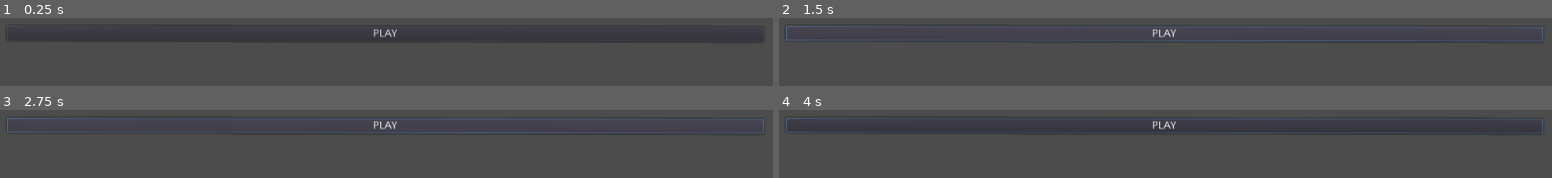
Above: before the commit, frames 1-4 (two rows, left to right).
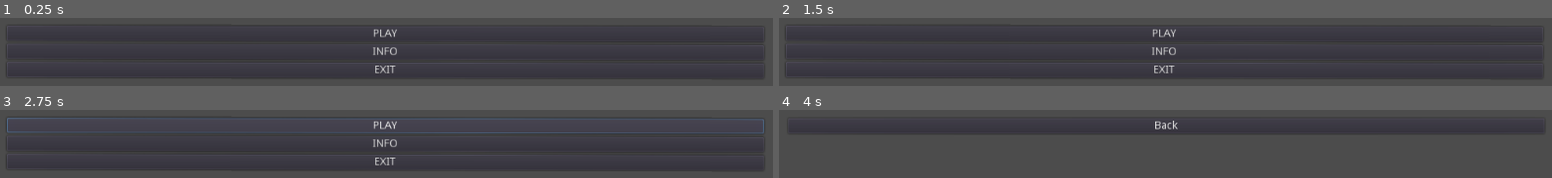
Above: after the commit, the same moments.

Repository: TheSpaceManSplatt/Game_Jam
Game: Godot game, scene res://MENUS/main menu.tscn
Same seed, same stepped clock (60 frames per second), same inputs: the game is played once before the commit and once after it. The project has no main scene, so this scene is started directly.
Inputs (mouse positions are in pixels of both pictures, inside the frame that each line leads up to):
- Up to frame 1 (0.25 s): no input
- Up to frame 2 (1.5 s): click (1165, 52) at 0.5 s, where only the run after the commit has a clickable "INFO"; click (1165, 33) at 1.25 s, where only the run after the commit has a clickable "Back"
- Up to frame 3 (2.75 s): click "PLAY" at 2 s
- Up to frame 4 (4 s): click "PLAY" at 2.75 s; click (1165, 144) at 3.5 s, where only the run after the commit has a clickable "INFO"

The runs differ from the first frame. In frame 1, 2.8% of the frame differs, in the area x 5-92%, y 42-89%; in frame 2, 5.2%, in the area x 0-99%, y 11-89%; in frame 3, 2.8%; in frame 4, 0.9%.

Commit message:
MENUS BABY

Diff:
--- /dev/null
+++ b/MENUS/info_menu.gd
@@ -0,0 +1,8 @@
+extends Control
+
+func _ready():
+	pass
+
+
+func _on_Button_pressed():
+	get_tree().change_scene("res://MENUS/main menu.tscn")
--- /dev/null
+++ b/MENUS/info_menu.tscn
@@ -0,0 +1,35 @@
+[gd_scene load_steps=2 format=2]
+
+[ext_resource path="res://MENUS/info_menu.gd" type="Script" id=1]
+
+[node name="info_page" type="Control"]
+anchor_right = 1.0
+anchor_bottom = 1.0
+margin_left = 0.950012
+margin_right = 0.949951
+script = ExtResource( 1 )
+__meta__ = {
+"_edit_use_anchors_": false
+}
+
+[node name="HBoxContainer" type="HBoxContainer" parent="."]
+anchor_right = 1.0
+anchor_bottom = 1.0
+margin_left = 20.0
+margin_top = 20.0
+margin_right = -20.0
+margin_bottom = -20.0
+__meta__ = {
+"_edit_use_anchors_": false
+}
+
+[node name="VBoxContainer" type="VBoxContainer" parent="HBoxContainer"]
+margin_right = 1240.0
+margin_bottom = 680.0
+size_flags_horizontal = 3
+
+[node name="Button" type="Button" parent="HBoxContainer/VBoxContainer"]
+margin_right = 1240.0
+margin_bottom = 20.0
+text = "Back"
+[connection signal="pressed" from="HBoxContainer/VBoxContainer/Button" to="." method="_on_Button_pressed"]
--- /dev/null
+++ b/MENUS/main menu.gd
@@ -0,0 +1,17 @@
+extends Control
+
+func _ready():
+	pass
+
+
+
+func _on_Play_button_pressed():
+	pass # Replace with function body.
+
+
+func _on_Info_button_pressed():
+	get_tree().change_scene("res://MENUS/info_menu.tscn")
+
+
+func _on_Exit_button_pressed():
+	get_tree().quit()
--- a/MENUS/main menu.tscn
+++ b/MENUS/main menu.tscn
@@ -1,4 +1,6 @@
-[gd_scene format=2]
+[gd_scene load_steps=2 format=2]
+
+[ext_resource path="res://MENUS/main menu.gd" type="Script" id=1]
 
 [node name="main menu" type="Control"]
 anchor_right = 1.0
@@ -6,6 +8,7 @@
 margin_left = -1.0
 margin_right = -1.0
 rect_rotation = 0.0919848
+script = ExtResource( 1 )
 __meta__ = {
 "_edit_use_anchors_": false
 }
@@ -36,3 +39,18 @@
 margin_right = 1240.0
 margin_bottom = 20.0
 text = "PLAY"
+
+[node name="Info_button" type="Button" parent="HBoxContainer/VBoxContainer"]
+margin_top = 24.0
+margin_right = 1240.0
+margin_bottom = 44.0
+text = "INFO"
+
+[node name="Exit_button" type="Button" parent="HBoxContainer/VBoxContainer"]
+margin_top = 48.0
+margin_right = 1240.0
+margin_bottom = 68.0
+text = "EXIT"
+[connection signal="pressed" from="HBoxContainer/VBoxContainer/Play_button" to="." method="_on_Play_button_pressed"]
+[connection signal="pressed" from="HBoxContainer/VBoxContainer/Info_button" to="." method="_on_Info_button_pressed"]
+[connection signal="pressed" from="HBoxContainer/VBoxContainer/Exit_button" to="." method="_on_Exit_button_pressed"]
Not shown, changed: .gitignore
